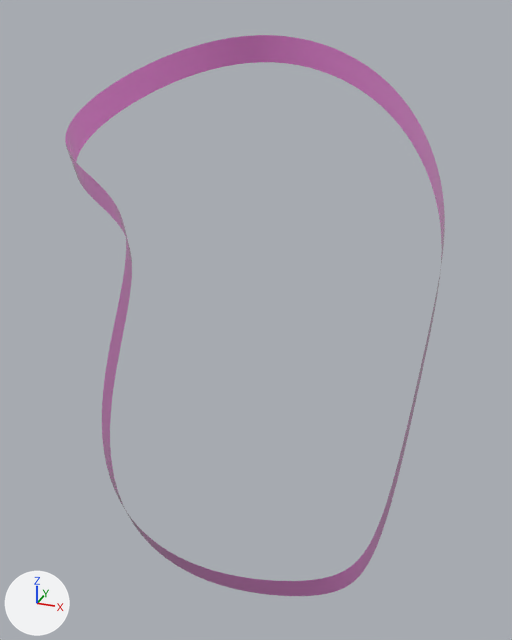
Renders of the Blender file Assets/Models/RubberBand.blend from each side of a commit.
Before and after are seen from a 50 mm lens placed at (1.49, -4.36, 2.08), pointed at (-0.44, 0.76, -0.5). Arrows for +X, +Y and +Z are at lower left; the lights stay in place.
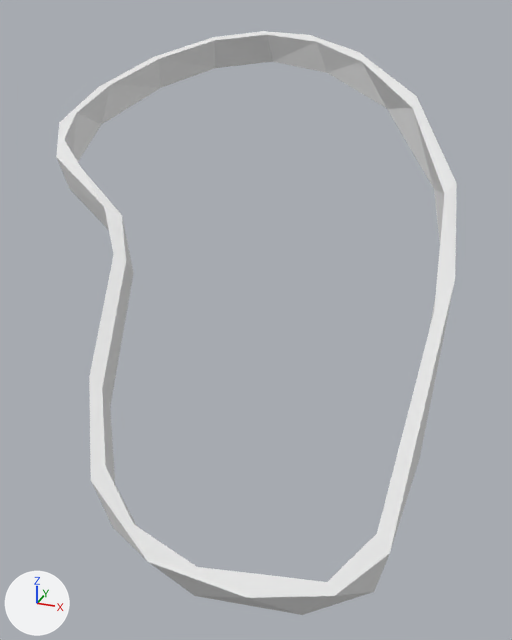
Location of each change, [x1, y1, x2, y2] in pixels of the pictures (512 x 640 px):
'NurbsPath', recoloured, reshaped (pink to white)
    before: [65, 35, 445, 596]
    after: [56, 31, 457, 615]

Diff of the bpy script that builds the scene:
```diff
--- a/Assets/Models/RubberBand.blend.py
+++ b/Assets/Models/RubberBand.blend.py
@@ mat_material_002 @@
-mat_material_002 = principled_material('Material.002')
-mat_material_002.base_color = (1.0, 0.311, 0.839)  # pink #ff97ec
-mat_material_002.roughness = 0.0
+mat_material_002 = diffuse_material('Material.002')
+mat_material_002.base_color = (0.8, 0.8, 0.8)  # white #e7e7e7
@@ me_nurbspath @@
+me_nurbspath.from_pydata(...)  # 76 vertices, 134 faces; spans x -2.53..3.04, y -0.5..2.81, z -1.56..1.38
+me_nurbspath.materials.append(mat_material_002)  # white #e7e7e7
@@ ob_nurbspath @@
-ob_nurbspath = bpy.data.objects.new('NurbsPath', cu_nurbspath)
+ob_nurbspath = bpy.data.objects.new('NurbsPath', me_nurbspath)
 ob_nurbspath.location = (0.538, 1.149, 0.247)
```
